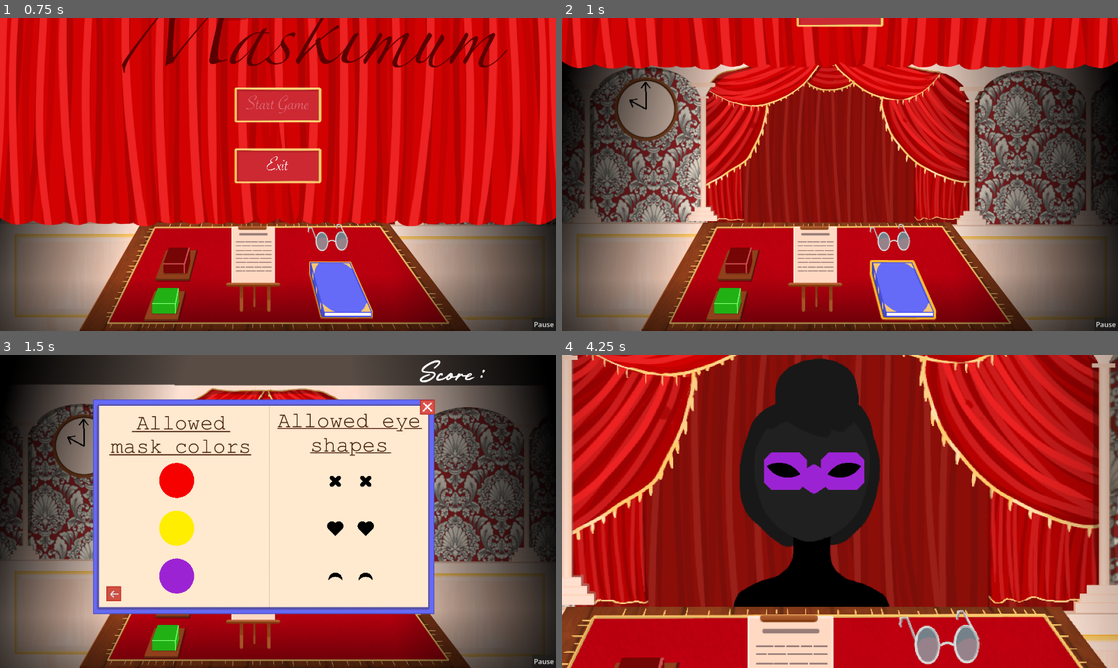
Above: before the commit, frames 1-4 (two rows, left to right).
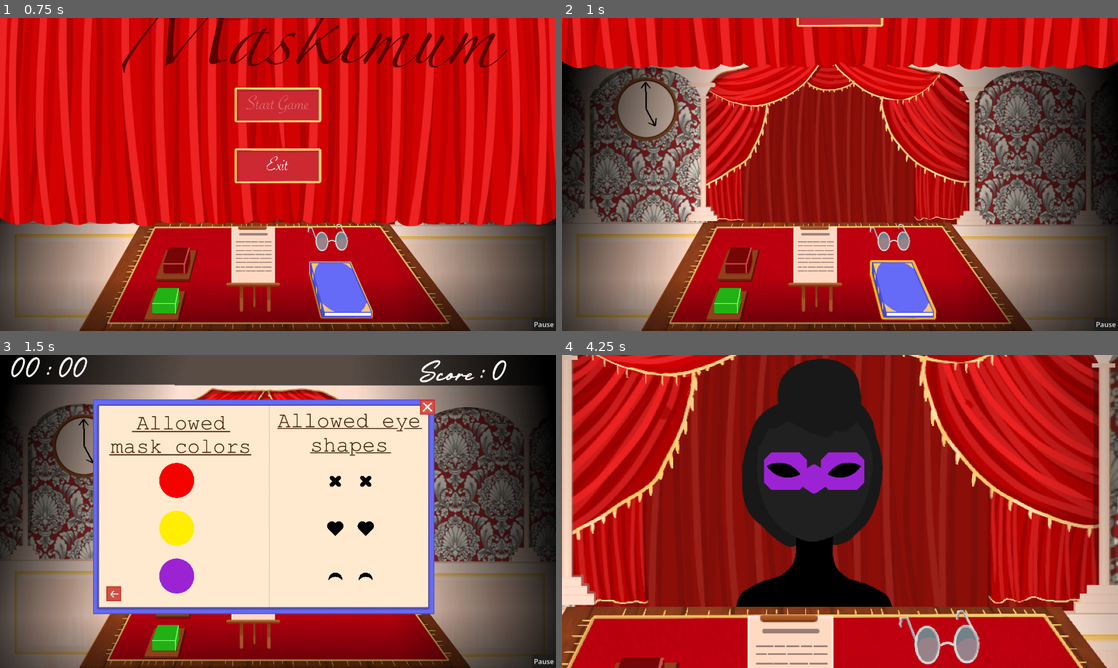
Above: after the commit, the same moments.

Repository: Cax36940/Global-Game-Jam-2026
Game: Godot game, scene res://main.tscn
The game is run twice, just before and just after one commit, with the same random seed, the same clock (stepped at 60 frames per second) and the same inputs. Sound files missing from this copy of the repository are replaced by a short silence.
Inputs (mouse positions are in pixels of both pictures, inside the frame that each line leads up to):
- Up to frame 1 (0.75 s): click (278, 208) at 0.5 s
- Up to frame 2 (1 s): no input
- Up to frame 3 (1.5 s): move the mouse to (166, 636) at 1.27 s; hold Right (ui_right) from 1.28 s (still down); hold Space (any) from 1.28 s (still down); click (166, 636) at 1.42 s
- Up to frame 4 (4.25 s): move the mouse to (739, 599) at 2.02 s; release Right (ui_right) at 2.03 s; release Space (any) at 2.03 s; hold Down (ui_down) 2.03-2.78 s; click (739, 599) at 2.1 s; move the mouse to (817, 605) at 2.77 s; hold Right (ui_right) 2.78-3.53 s; tap Shift (rshift) at 2.85 s; click (817, 605) at 2.92 s; move the mouse to (890, 574) at 3.52 s; hold Up (ui_up) from 3.53 s (still down); tap Space (any) at 3.6 s; click (890, 574) at 3.67 s

Frame 1 is identical in both runs. In frame 2, less than 0.1% of the frame differs, in the area x 12-18%, y 25-35%; in frame 3, 0.4%; in frame 4, 1.0%, in the area x 30-60%, y 1-81%.

Commit message:
change score computation

Diff:
--- a/Clock/clock.gd
+++ b/Clock/clock.gd
@@ -1,12 +1,9 @@
 extends Node2D
-
-#In seconds
-const GAME_DURATION : int = 600
 
 # Called when the node enters the scene tree for the first time.
 func _ready() -> void:
 	$Timer.timeout.connect(_on_timeout)
-	$Timer.wait_time = GAME_DURATION
+	$Timer.wait_time = Global.GAME_TIME
 	SignalBus.start_guest.connect(start_timer)
 	update()
 
@@ -20,6 +17,8 @@
 	var d = 2*PI*($Timer.wait_time - $Timer.time_left)/60
 	$Face/Minutes.look_at($Face/Minutes.offset + 10000*Vector2(cos(d/12),sin(d/12)))
 	$Face/Seconds.look_at($Face/Seconds.offset + 10000*Vector2(cos(d),sin(d)))
+	Global.time = $Timer.wait_time - $Timer.time_left
+	Global.update_score()
 
 func _process(_unused) -> void:
 	update()
--- a/GUI/GameOver/game_over.tscn
+++ b/GUI/GameOver/game_over.tscn
@@ -39,7 +39,7 @@
 "times": PackedFloat32Array(0, 0.5),
 "transitions": PackedFloat32Array(1, 1),
 "update": 0,
-"values": [Vector2(0, -720), Vector2(0, 4)]
+"values": [Vector2(0, -720), Vector2(0, 0)]
 }
 
 [sub_resource type="Animation" id="Animation_ycdy4"]
--- a/GUI/MainMenu/main_menu.gd
+++ b/GUI/MainMenu/main_menu.gd
@@ -9,10 +9,14 @@
 
 
 func _on_texture_button_pressed():
+	if not visible:
+		return
 	SignalBus.start_game.emit()
 	pass # Replace with function body.
 
 
 func _on_texture_button_2_pressed():
+	if not visible:
+		return
 	SignalBus.exit_game.emit()
 	pass # Replace with function body.
--- a/GUI/MainMenu/main_menu.tscn
+++ b/GUI/MainMenu/main_menu.tscn
@@ -23,6 +23,18 @@
 "update": 0,
 "values": [Vector2(0, -720)]
 }
+tracks/1/type = "value"
+tracks/1/imported = false
+tracks/1/enabled = true
+tracks/1/path = NodePath(".:visible")
+tracks/1/interp = 1
+tracks/1/loop_wrap = true
+tracks/1/keys = {
+"times": PackedFloat32Array(0),
+"transitions": PackedFloat32Array(1),
+"update": 1,
+"values": [true]
+}
 
 [sub_resource type="Animation" id="Animation_dg77c"]
 resource_name = "curtain fall"
@@ -39,6 +51,18 @@
 "update": 0,
 "values": [Vector2(0, -720), Vector2(0, 4)]
 }
+tracks/1/type = "value"
+tracks/1/imported = false
+tracks/1/enabled = true
+tracks/1/path = NodePath(".:visible")
+tracks/1/interp = 1
+tracks/1/loop_wrap = true
+tracks/1/keys = {
+"times": PackedFloat32Array(0),
+"transitions": PackedFloat32Array(1),
+"update": 1,
+"values": [true]
+}
 
 [sub_resource type="Animation" id="Animation_ycdy4"]
 resource_name = "curtain rise"
@@ -54,6 +78,18 @@
 "transitions": PackedFloat32Array(1, 1),
 "update": 0,
 "values": [Vector2(0, 0), Vector2(0, -720)]
+}
+tracks/1/type = "value"
+tracks/1/imported = false
+tracks/1/enabled = true
+tracks/1/path = NodePath(".:visible")
+tracks/1/interp = 1
+tracks/1/loop_wrap = true
+tracks/1/keys = {
+"times": PackedFloat32Array(0, 0.5),
+"transitions": PackedFloat32Array(1, 1),
+"update": 1,
+"values": [true, false]
 }
 
 [sub_resource type="AnimationLibrary" id="AnimationLibrary_ycdy4"]
--- a/GUI/overlay.gd
+++ b/GUI/overlay.gd
@@ -2,6 +2,7 @@
 
 func _ready():
 	SignalBus.update_dislpayed_score.connect(set_score)
+	SignalBus.update_displayed_timer.connect(set_timer)
 # Common interface with whole screen menus
 func appear():
 	show()
@@ -10,3 +11,15 @@
 
 func set_score():
 	$Score.text = "Score : " + str(Global.Score)
+
+func set_timer():
+	var time_left : float = Global.GAME_TIME - Global.time
+	var sec_str : String = str(int(time_left) % 60)
+	if sec_str.length() < 2:
+		sec_str = "0" + sec_str
+
+	var min_str : String = str(int(time_left / 60))
+	if min_str.length() < 2:
+		min_str = "0" + min_str
+
+	$Timer.text = min_str + " : " + sec_str
--- a/Guest/guest.tscn
+++ b/Guest/guest.tscn
@@ -36,8 +36,9 @@
 script = ExtResource("1_q4ytt")
 
 [node name="Shape" type="AnimatedSprite2D" parent="." unique_id=1426695573]
+position = Vector2(3, 0)
 sprite_frames = SubResource("SpriteFrames_ub8wi")
-frame = 4
+frame = 1
 
 [node name="Eyes" parent="." unique_id=1871706493 instance=ExtResource("17_71euk")]
 z_index = 1
--- a/global.gd
+++ b/global.gd
@@ -5,6 +5,9 @@
 var Total_count : int = 0
 var Mistakes_count : int = 0
 var Score : int = 0
+var time : float = 0.0
+
+const GAME_TIME : float = 300
 
 var color_list : Array[Color] = []
 
@@ -22,14 +25,18 @@
 	update_score()
 
 func update_score():
-	var m = 0
-	if Global.Mistakes_count < 2:
-		m = 1
-	else:
-		m = Global.Mistakes_count
-	@warning_ignore('integer_division')
-	Score = min(max(0,round(30-8*log(m*50/(Global.Total_count+5)-1))), 100)
+
+	#var m = 0
+	#if Global.Mistakes_count < 2:
+	#	m = 1
+	#else:
+	#	m = Global.Mistakes_count
+	#@warning_ignore('integer_division')
+	#Score = min(max(0,round(30-8*log(m*50/(Global.Total_count+5)-1))), 100)
+	Score = 100 - int(time / 3) - Global.Mistakes_count * 5 + 2 * (Global.Total_count - Global.Mistakes_count)
+	Score = max(Score, 0)
 	SignalBus.update_dislpayed_score.emit()
+	SignalBus.update_displayed_timer.emit()
 
 func random_sublist(size : int, array_size : int) -> Array[int]:
 	var pool : Array = range(array_size)
--- a/main.gd
+++ b/main.gd
@@ -37,21 +37,24 @@
 	$GUI/PauseMenu.process_mode = Node.PROCESS_MODE_ALWAYS
 	$GUI.display("Overlay")
 	get_tree().paused = false
-	menu_music.stop()
-	game_music.play()
+	swap_music(menu_music, game_music)
+
 
 func _on_pause_game(bpaused: bool):
 	if bpaused:
 		$GUI.display("PauseMenu")
 		get_tree().paused = true
-		game_music.stop()
-		game_music2.play()
+		swap_music(game_music, game_music2)
 	else:
 		$GUI.display("Overlay")
 		get_tree().paused = false
-		game_music2.stop()
-		game_music.play()
+		swap_music(game_music2, game_music)
 
 func _on_gameover():
 	get_tree().paused = true
 	$GUI.display("GameOver")
+
+func swap_music(current : AudioStreamPlayer, next : AudioStreamPlayer):
+		var t : float = current.get_playback_position()
+		current.stop()
+		next.play(t)
--- a/main.tscn
+++ b/main.tscn
@@ -63,8 +63,16 @@
 theme_override_font_sizes/font_size = 60
 text = "Score :"
 
+[node name="Timer" type="Label" parent="GUI/Overlay" unique_id=604688478]
+layout_mode = 0
+offset_left = 25.0
+offset_top = 6.0
+offset_right = 282.0
+offset_bottom = 67.0
+theme_override_fonts/font = ExtResource("6_dg77c")
+theme_override_font_sizes/font_size = 60
+
 [node name="MainMenu" parent="GUI" unique_id=1019709323 instance=ExtResource("10_4c57u")]
-visible = false
 layout_mode = 1
 
 [node name="PauseMenu" parent="GUI" unique_id=369511700 instance=ExtResource("6_5vw27")]
--- a/signal_bus.gd
+++ b/signal_bus.gd
@@ -84,6 +84,10 @@
 
 @warning_ignore('unused_signal')
 signal update_dislpayed_score()
+
+@warning_ignore('unused_signal')
+signal update_displayed_timer()
+
 #player
 #_ready
 #epee.signal_name.connect(signal_handler)
